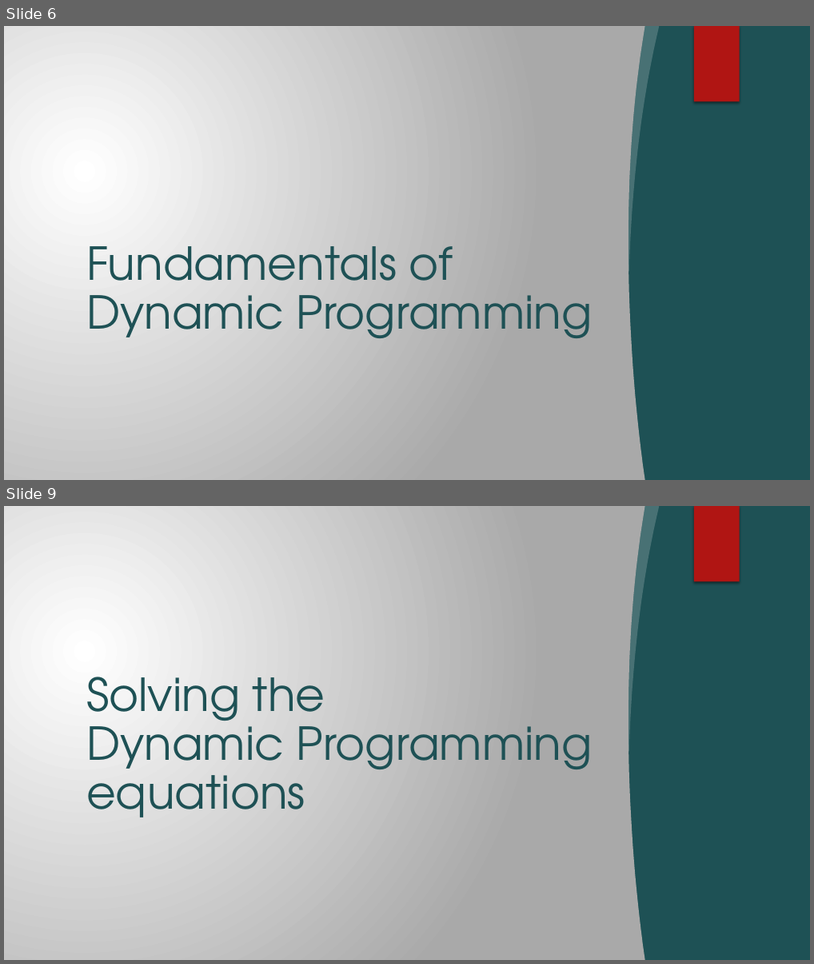
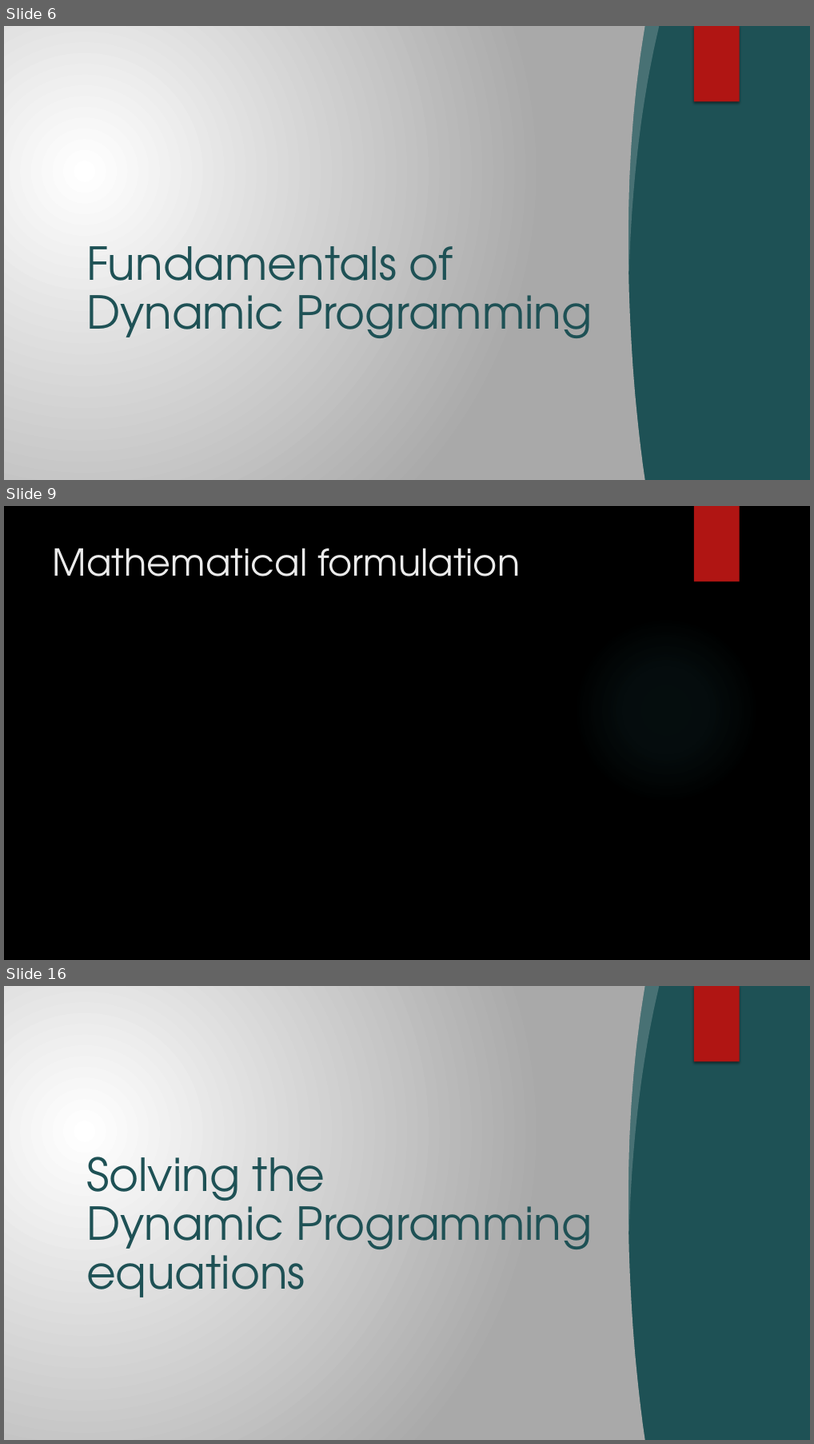
Before and after one commit to Brucknem-TUMProjects/Get-me-out-of-here, a slide deck: Seminararbeit/Get me out of here.pptx. Shown one above the other, each under a label of ours: slides 6 and 9 before the commit, slides 6, 9 and 16 after it; the slides between them are not shown. The pictures are 814x964 and 814x1444 pixels, drawn with LibreOffice and Linux fonts; fonts in the diff are those of the drawing; grey boxes stand for pictures; background and template pictures are left out. Boxes give left, top, right and bottom in pixels: in the first picture for what was removed or moved away, otherwise in the second. Text is boxed around its words. In the diff, an @@ line names an element or a change of style, - is before the commit and + after.

```diff
--- a/Seminararbeit/Get me out of here.pptx
+++ b/Seminararbeit/Get me out of here.pptx
@@ slide 9 added at [4,506,810,960], background picture (left out) @@
@@ rectangle added at [694,506,740,582], fill #B01513 @@
@@ title added at [53,548,520,576], 44 pt, text #EBEBEB @@
+Mathematical formulation
@@ ellipse added at [574,616,759,803], fill gradient #50B9C1 @@
@@ what was slide 9 is now slide 16 @@
```
Also in this commit, not shown: 4 slides changed, 8 other slides added, 19 other files.
